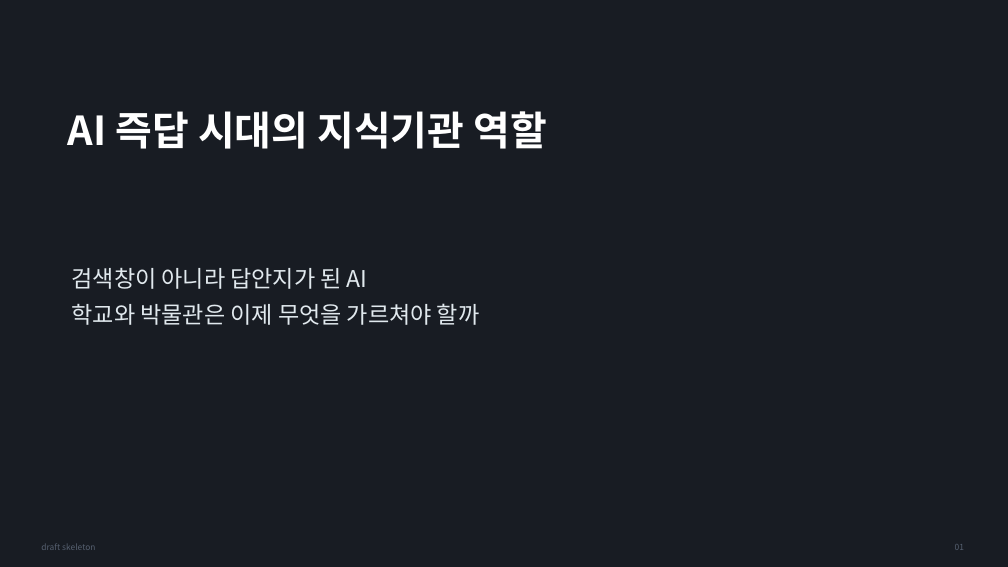
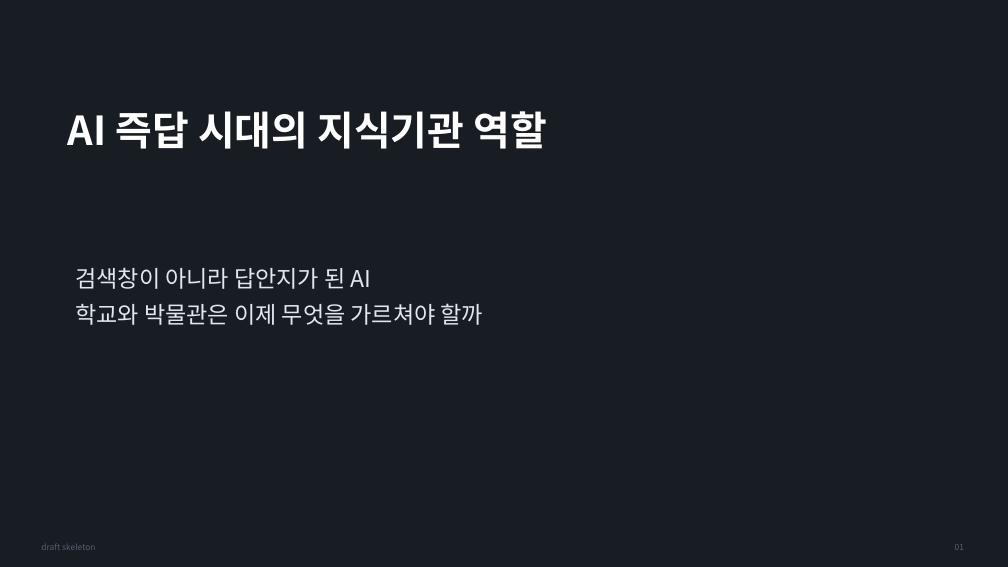
Before and after one commit to Rlearnchan/luddite, a slide deck: slide 1 of outputs/pptx/ai_knowledge_institution_draft.pptx. Drawn at 1008x567 pixels with LibreOffice and Linux fonts; fonts in the diff are those of the drawing. Boxes give left, top, right and bottom in pixels: in the first picture for what was removed or moved away, otherwise in the second. Text is boxed around its words. In the diff, an @@ line names an element or a change of style, - is before the commit and + after.

```diff
--- a/outputs/pptx/ai_knowledge_institution_draft.pptx
+++ b/outputs/pptx/ai_knowledge_institution_draft.pptx
@@ text "검색창이 아니라 답안지가 된 AI": place and size @@
-text "검색창이 아니라 답안지가 된 AI" at box(72, 268, 479, 325)
+text "검색창이 아니라 답안지가 된 AI" at box(75, 268, 483, 325)
```
Also in this commit, not shown: 16 other slides changed, 7 other files.
